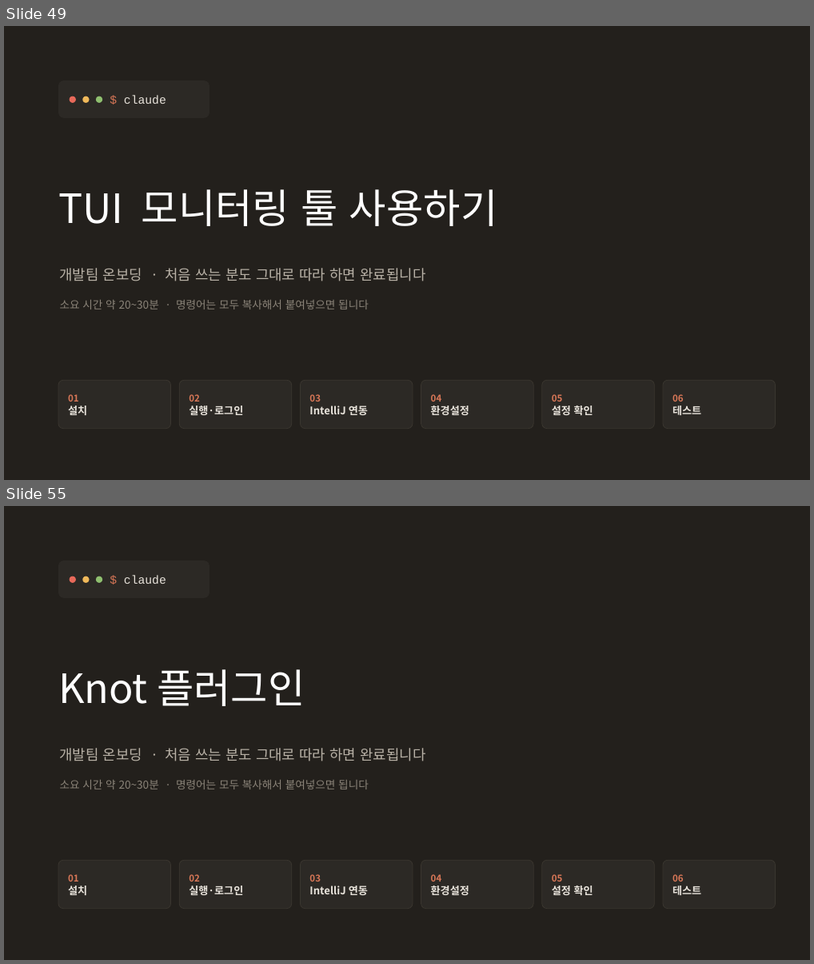
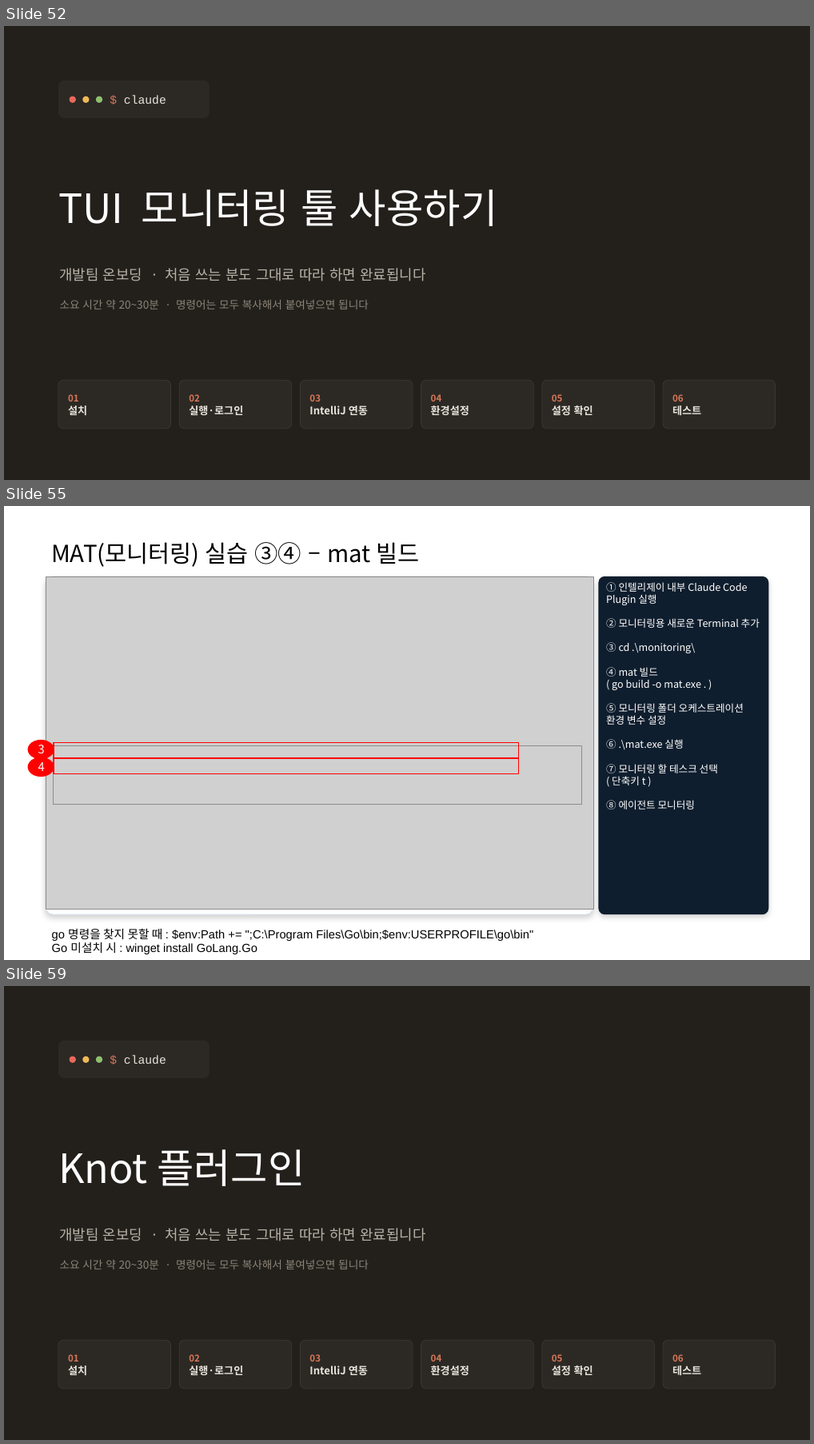
Before and after one commit to 313DEVGRP/Java-Service-Tree-Framework, a slide deck: Multi_Sub_Agent_USE_Manual_v1.0.pptx. Shown one above the other, each under a label of ours: slides 49 and 55 before the commit, slides 52, 55 and 59 after it; the slides between them are not shown. The pictures are 814x964 and 814x1444 pixels, drawn with LibreOffice and Linux fonts; fonts in the diff are those of the drawing; grey boxes stand for pictures. Boxes give left, top, right and bottom in pixels: in the first picture for what was removed or moved away, otherwise in the second. Text is boxed around its words. In the diff, an @@ line names an element or a change of style, - is before the commit and + after.

```diff
--- a/Multi_Sub_Agent_USE_Manual_v1.0.pptx
+++ b/Multi_Sub_Agent_USE_Manual_v1.0.pptx
@@ slide 55 added at <box>4,506,810,960</box>, background #FFFFFF @@
@@ text added at <box>51,542,419,567</box>, 28 pt, text #000000 @@
+MAT(모니터링) 실습 ③④ – mat 빌드
@@ rounded rectangle added at <box>45,576,594,914</box>, fill #FFFFFF, outline #D8E0E8 1 pt @@
@@ picture added at <box>46,576,594,909</box> @@
@@ rounded rectangle added at <box>598,576,770,914</box>, fill #0F1E2E, 12 pt, text #FFFFFF @@
+① 인텔리제이 내부 Claude Code Plugin 실행
+② 모니터링용 새로운 Terminal 추가
+③ cd .\monitoring\
+④ mat 빌드
+( go build -o mat.exe . )
+⑤ 모니터링 폴더 오케스트레이션 환경 변수 설정
+⑥ .\mat.exe 실행
+⑦ 모니터링 할 테스크 선택
+( 단축키 t )
+⑧ 에이전트 모니터링
@@ ellipse added at <box>29,740,54,758</box>, fill #FF0000, outline #FF0000 2 pt, 14 pt, text #FFFFFF @@
+3
@@ picture added at <box>54,745,582,804</box> @@
@@ rectangle added at <box>54,743,519,758</box>, outline #FF0000 1.5 pt @@
@@ ellipse added at <box>29,758,54,776</box>, fill #FF0000, outline #FF0000 2 pt, 14 pt, text #FFFFFF @@
+4
@@ rectangle added at <box>54,758,519,773</box>, outline #FF0000 1.5 pt @@
@@ text added at <box>52,928,534,954</box>, 14 pt, text #000000 @@
+go 명령을 찾지 못할 때 : $env:Path += ";C:\Program Files\Go\bin;$env:USERPROFILE\go\bin"
+Go 미설치 시 : winget install GoLang.Go
@@ what was slide 49 is now slide 52 @@
@@ what was slide 55 is now slide 59 @@
```
Also in this commit, not shown: 7 slides changed, 3 other slides added.
